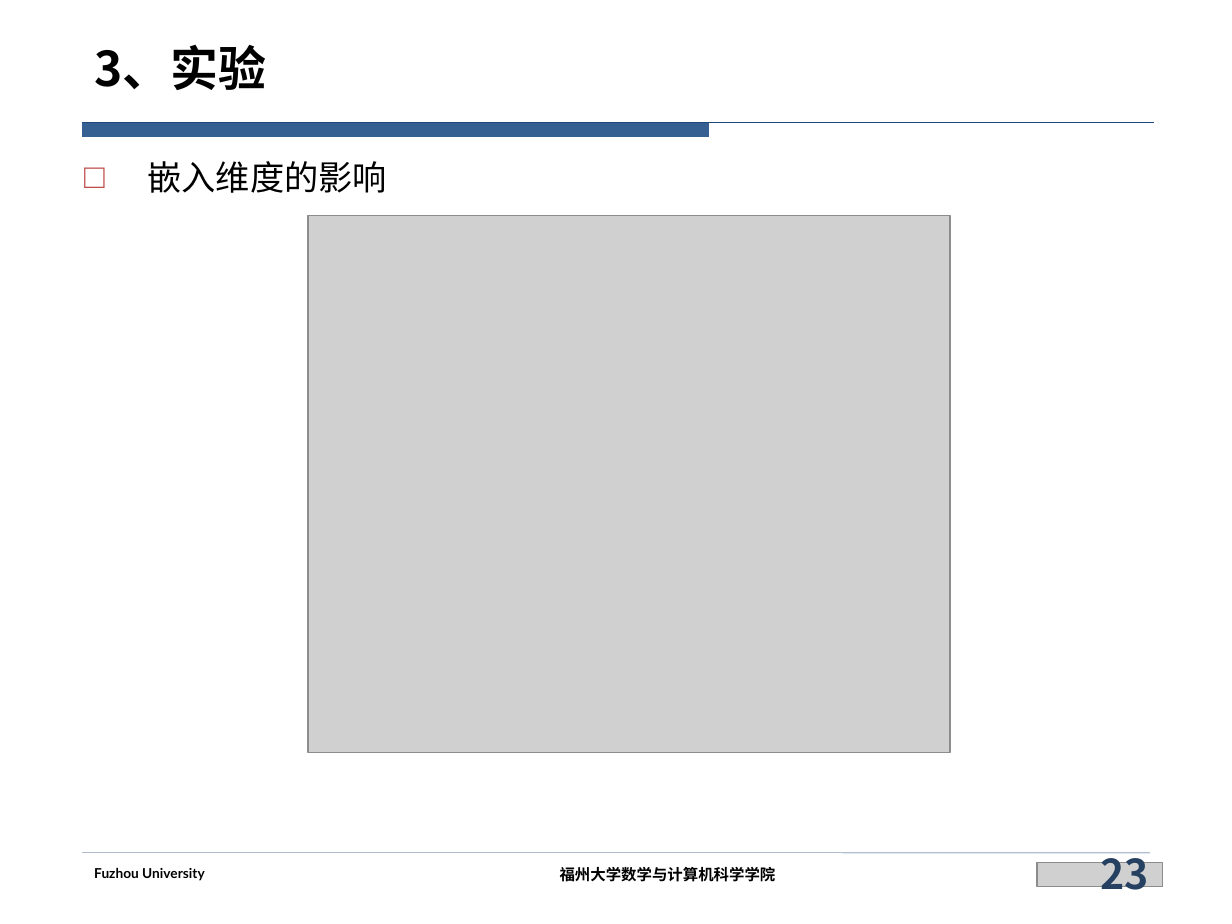
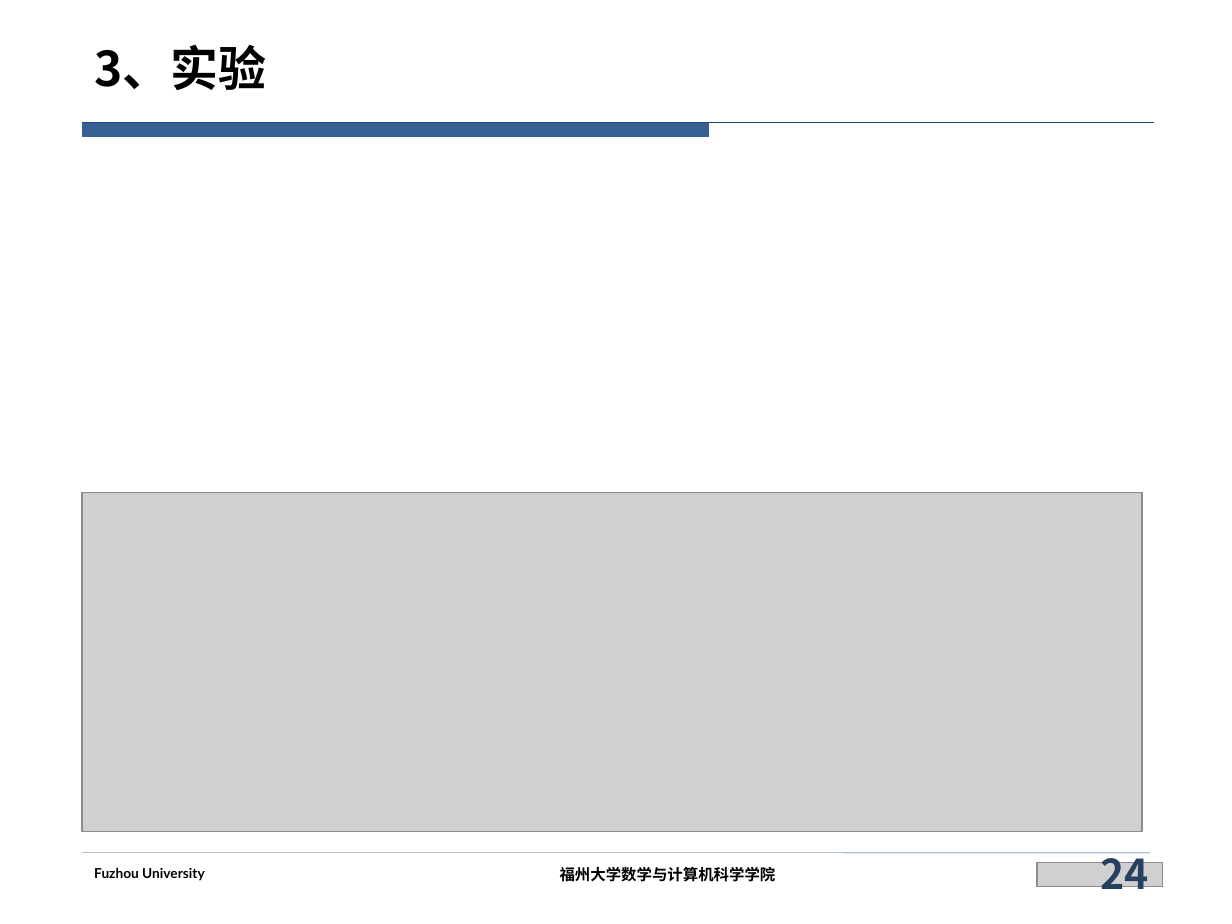
Before and after one commit to siberia0015/Paper-Report, a slide deck: slide 24 of 实验室/DualTKB（未完成）/DualTKB.pptx (slide 23 before the commit). Drawn at 1232x924 pixels with LibreOffice and Linux fonts; fonts in the diff are those of the drawing; grey boxes stand for pictures; background and template pictures are left out. Boxes give left, top, right and bottom in pixels: in the first picture for what was removed or moved away, otherwise in the second. Text is boxed around its words. In the diff, an @@ line names an element or a change of style, - is before the commit and + after.

```diff
--- a/实验室/DualTKB（未完成）/DualTKB.pptx
+++ b/实验室/DualTKB（未完成）/DualTKB.pptx
@@ text removed at box(147, 161, 387, 193) @@
-□ 嵌入维度的影响
@@ picture removed at box(308, 216, 950, 753) @@
@@ picture added at box(83, 493, 1142, 832) @@
@@ page number at box(1100, 846, 1148, 899): text changed @@
-23
+24
```
Also in this commit, not shown: 17 other slides changed, 8 slides added, 9 slides removed.
